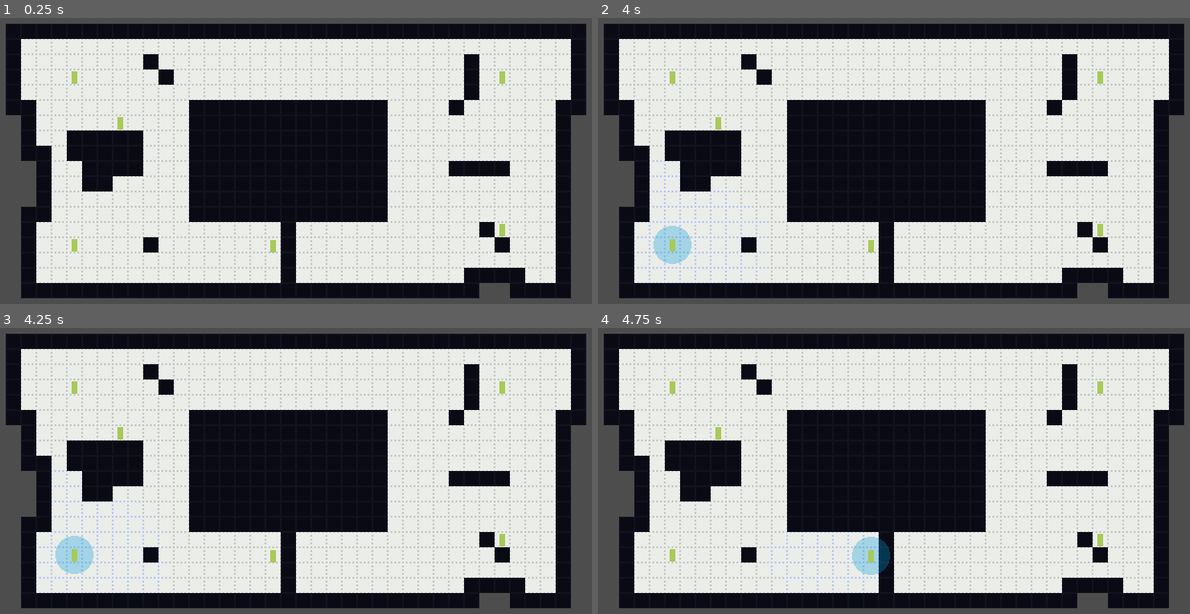
Above: before the commit, frames 1-4 (two rows, left to right).
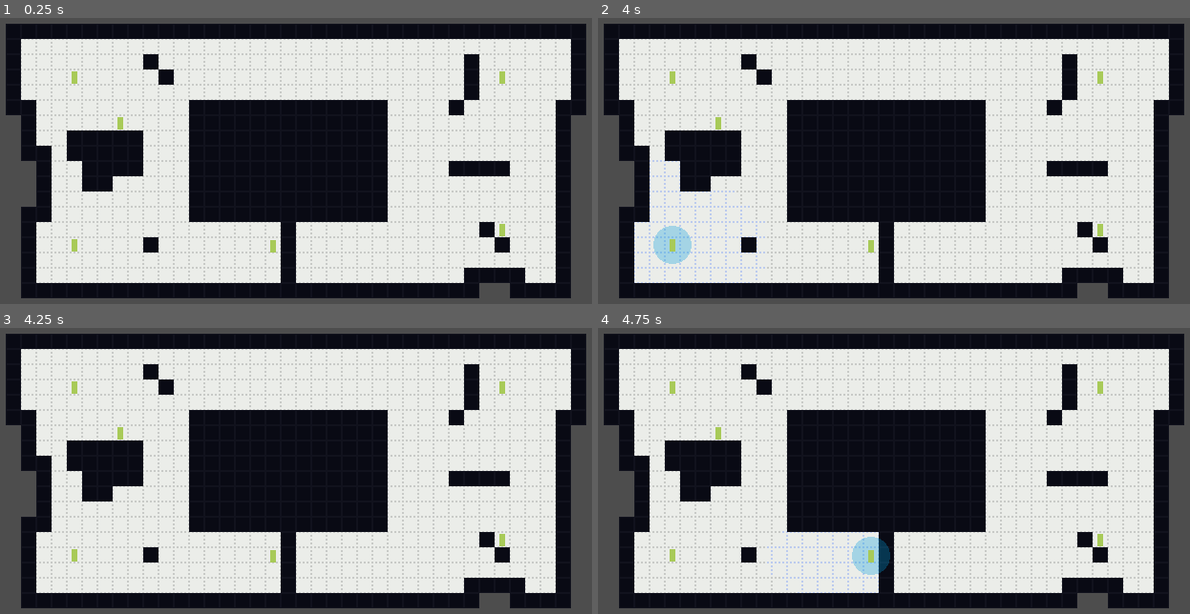
Above: after the commit, the same moments.

Repository: loucks-dev/interstellar-contract-services
Game: Godot game, scene res://scenes/Main.tscn
Two runs of this game, one before a commit and one after it. Both use one fixed random seed, a clock stepped at 60 frames per second and the inputs below.
Inputs (mouse positions are in pixels of both pictures, inside the frame that each line leads up to):
- Up to frame 1 (0.25 s): no input
- Up to frame 2 (4 s): tap Enter at 0.5, 2, 3.5 s; move the mouse to (716, 123) at 0.52 s; click (716, 123) at 0.67 s; tap Space at 0.77, 1.25, 1.52, 2.75, 3.02, 3.77 s; move the mouse to (674, 78) at 1.27 s; click (674, 78) at 1.42 s; move the mouse to (674, 243) at 2.02 s; click (674, 243) at 2.17 s; move the mouse to (1101, 78) at 2.77 s; click (1101, 78) at 2.92 s; move the mouse to (1101, 229) at 3.52 s; click (1101, 229) at 3.67 s
- Up to frame 3 (4.25 s): tap Escape at 4.15 s
- Up to frame 4 (4.75 s): move the mouse to (870, 556) at 4.27 s; click (870, 556) at 4.42 s; tap Space at 4.52 s

Frames 1-2 are identical in both runs. In frame 3, 1.3% of the frame differs, in the area x 6-29%, y 49-93%; in frame 4, nothing differs.

Commit message:
Connected map.gd to unit selection to clear highlighting when using deselect

Diff:
--- /dev/null
+++ b/scenes/InputManager.gd
@@ -0,0 +1,9 @@
+extends Node
+
+
+func _input(event):
+	if event is InputEventKey and event.pressed:
+		if event.physical_keycode == KEY_ESCAPE:
+			var unit_manager = get_tree().get_first_node_in_group("unit_manager")
+			if unit_manager:
+				unit_manager.deselect_active_unit()
--- a/scenes/Main.tscn
+++ b/scenes/Main.tscn
@@ -1,10 +1,14 @@
-[gd_scene load_steps=4 format=3 uid="uid://bmsde3r8kl1ag"]
+[gd_scene load_steps=5 format=3 uid="uid://bmsde3r8kl1ag"]
 
 [ext_resource type="Script" uid="uid://epg4ygi32mxu" path="res://scenes/UnitManager.gd" id="1_elqb8"]
 [ext_resource type="Script" uid="uid://c3b7mmctem2ol" path="res://scenes/TurnManager.gd" id="2_0bbpv"]
 [ext_resource type="PackedScene" uid="uid://upc8ed66t3qt" path="res://scenes/Map.tscn" id="2_rvslj"]
+[ext_resource type="Script" uid="uid://csdo5u26u0yt5" path="res://scenes/InputManager.gd" id="4_rarhs"]
 
 [node name="Node2D" type="Node2D"]
+
+[node name="InputManager" type="Node" parent="."]
+script = ExtResource("4_rarhs")
 
 [node name="GameManager" type="Node" parent="."]
 
--- a/scenes/UnitManager.gd
+++ b/scenes/UnitManager.gd
@@ -15,7 +15,7 @@
 func _on_unit_selected(unit) -> void:
 
 	if turn_manager == null:
-		push_error("TurnManager not found")
+		print("TurnManager not found")
 		return
 	if turn_manager.current_phase != turn_manager.phase.PLAYER:
 		print("error: not player turn phase")
@@ -42,3 +42,10 @@
 
 	emit_signal("active_unit_changed", active_unit)
 	print("Active unit:", active_unit.name)
+
+func deselect_active_unit():
+	if active_unit:
+		active_unit.set_selected(false)
+		active_unit = null
+		emit_signal("active_unit_changed", null)
+		print("Active unit cleared")
--- a/scripts/map.gd
+++ b/scripts/map.gd
@@ -1,5 +1,6 @@
 extends Node2D
 @onready var tilemap: TileMapLayer = $TileMapLayer
+@onready var unit_manager = get_tree().get_first_node_in_group("unit_manager")
 
 var debug_start_tile: Vector2i = Vector2i(-1, -1)
 var debug_end_tile: Vector2i = Vector2i(-1, -1)
@@ -46,6 +47,8 @@
 var astar := AStarGrid2D.new()
 
 func _ready():
+	if unit_manager:
+		unit_manager.active_unit_changed.connect(_on_active_unit_changed)
 	astar.cell_size = tilemap.tile_set.tile_size # for visualization later
 	astar.diagonal_mode = AStarGrid2D.DIAGONAL_MODE_NEVER
 
@@ -91,5 +94,12 @@
 			Color(0.085, 0.323, 1.0, 1.0)
 		)
 
+func _on_active_unit_changed(unit):
+	if unit == null:
+		# Clear all selection-related visuals
+		reachable_tiles.clear()
+		debug_path.clear() # or path_preview if renamed later
+		queue_redraw()
+
 func travel_on_path():
 	pass
Not shown, added: scenes/InputManager.gd.uid
